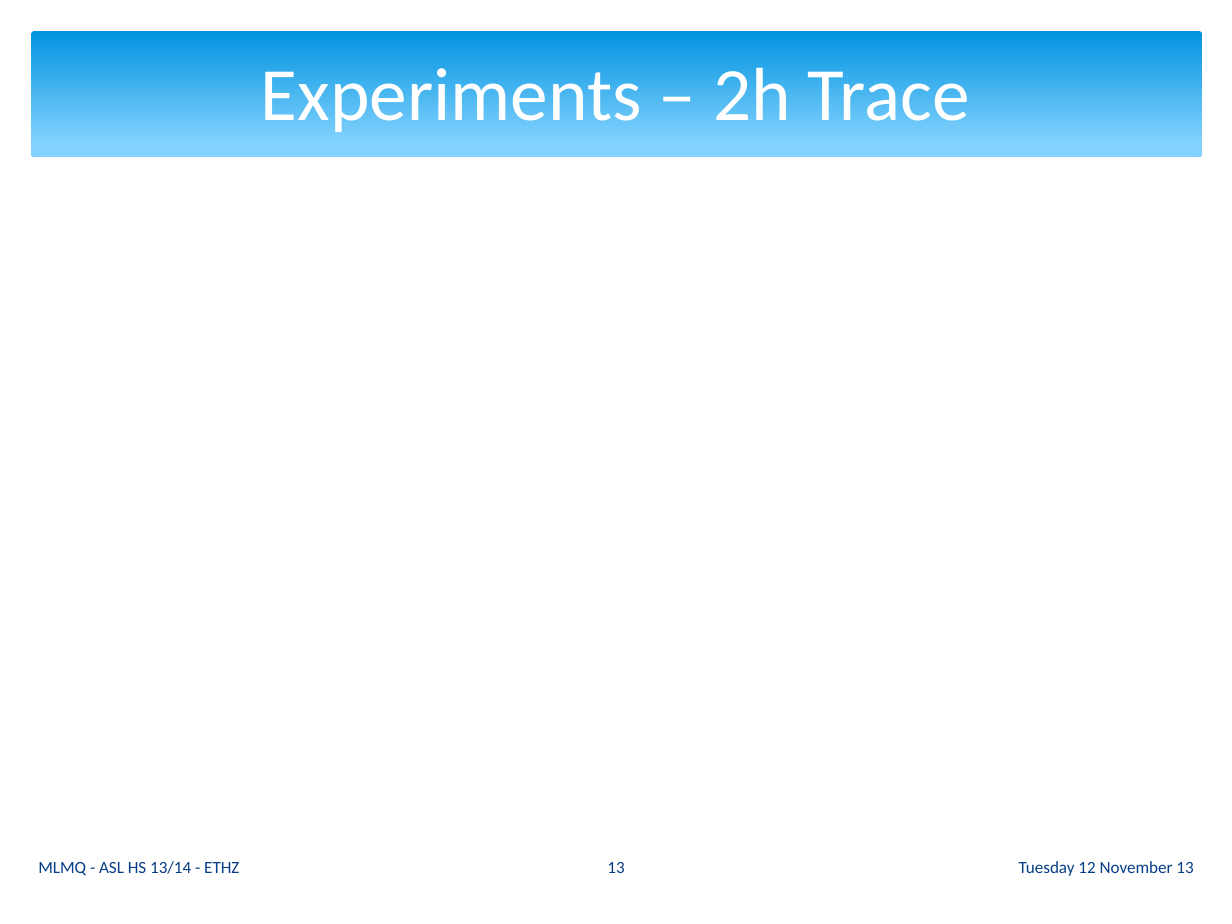
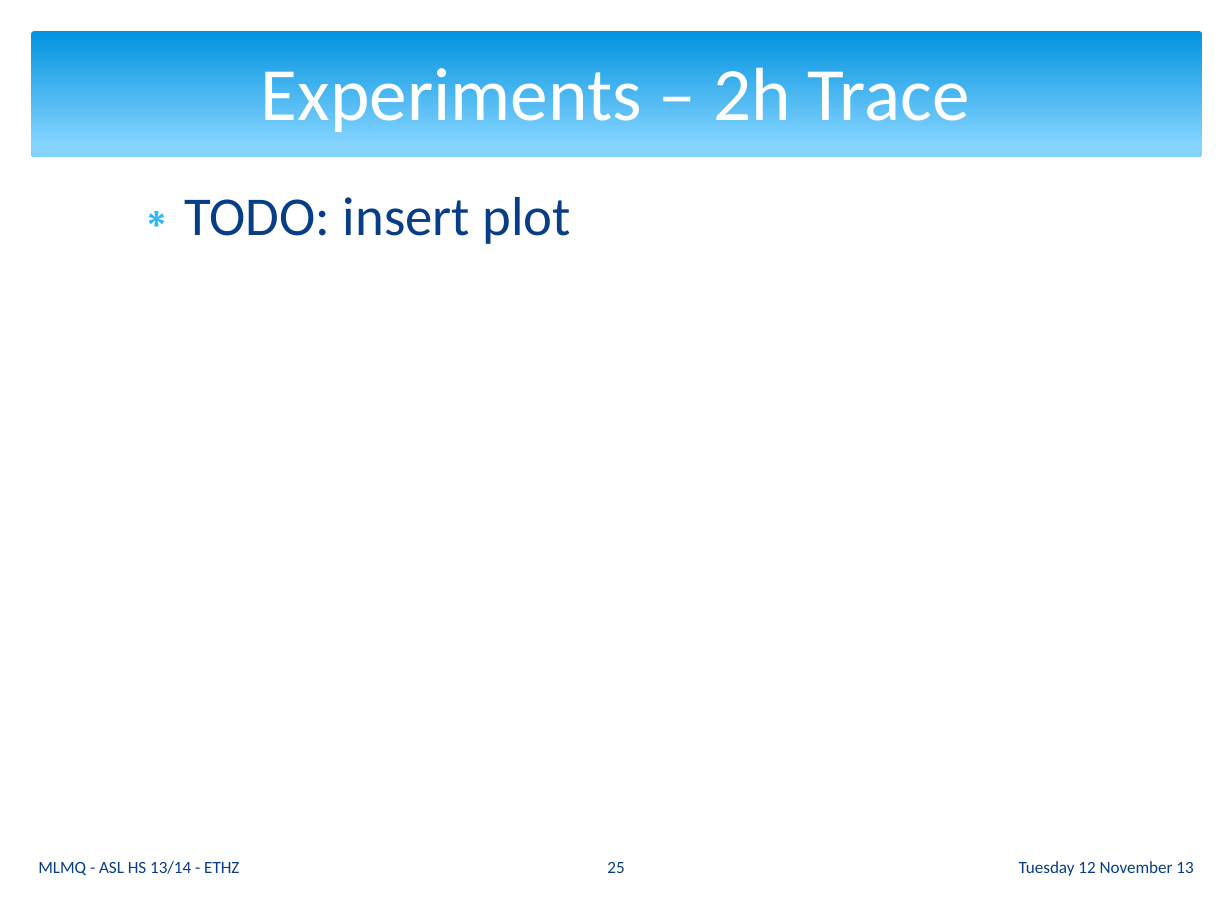
Before and after one commit to ganzm/AdvancedSystemsLab2013, a slide deck: slide 25 of doc/presentations/03 Milestone Presentation/mlmq.pptx (slide 13 before the commit). Drawn at 1232x924 pixels with LibreOffice and Linux fonts; fonts in the diff are those of the drawing. Boxes give left, top, right and bottom in pixels: in the first picture for what was removed or moved away, otherwise in the second. Text is boxed around its words. In the diff, an @@ line names an element or a change of style, - is before the commit and + after.

```diff
--- a/doc/presentations/03 Milestone Presentation/mlmq.pptx
+++ b/doc/presentations/03 Milestone Presentation/mlmq.pptx
@@ text added at <box>185,197,571,244</box>, 32 pt, text #073E87 @@
+∗ TODO: insert plot
@@ page number at <box>607,862,624,873</box>: text changed @@
-13
+25
```
Also in this commit, not shown: 8 other slides changed, 13 slides added.
